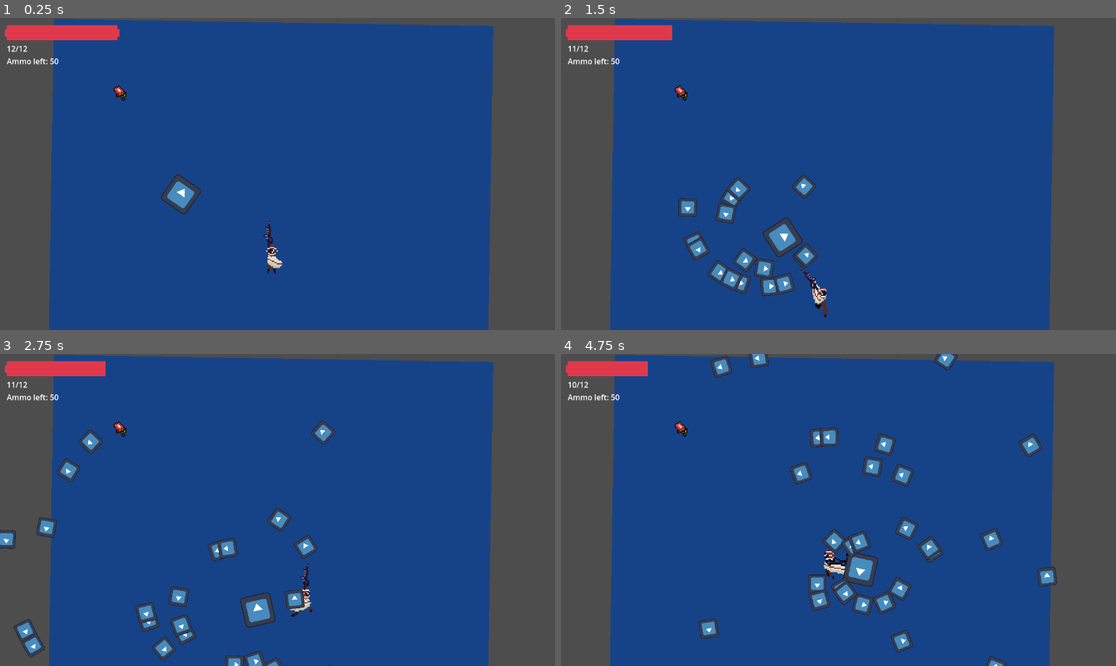
Above: before the commit, frames 1-4 (two rows, left to right).
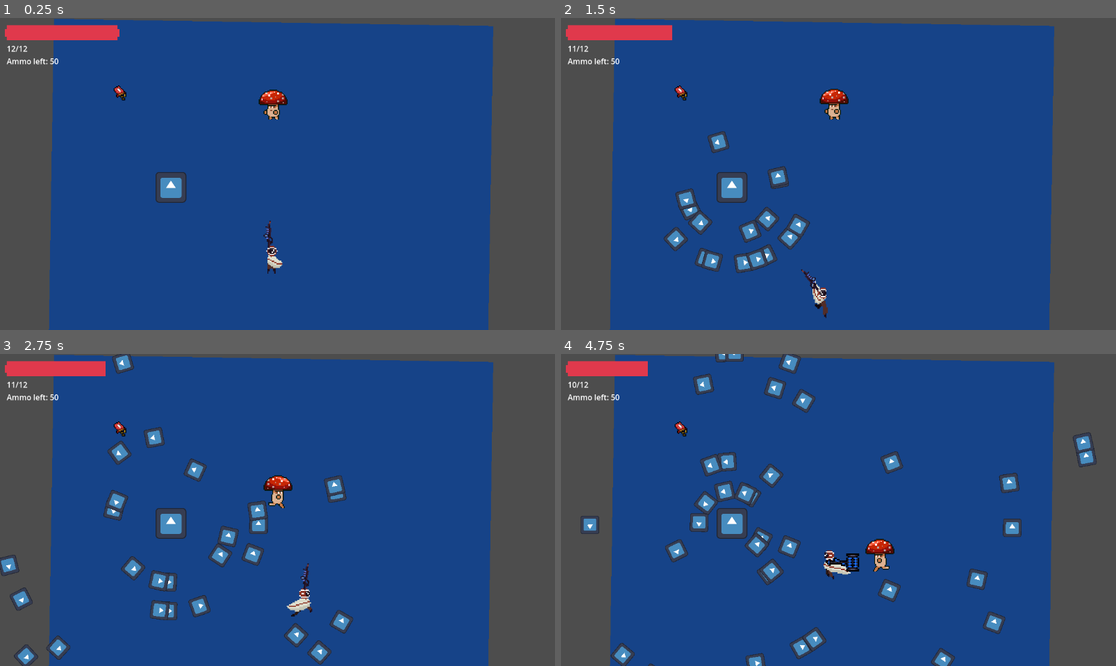
Above: after the commit, the same moments.

Repository: MettallicOnyx/Boss-Rush-Jam-Project
Game: Godot game, scene res://scenes/boss_rush_jam.tscn
The game is run twice, just before and just after one commit, with the same random seed, the same clock (stepped at 60 frames per second) and the same inputs. The engine's default icon, where the game draws it, is replaced by a stand-in: a white triangle on a blue panel in a dark square.
Inputs (mouse positions are in pixels of both pictures, inside the frame that each line leads up to):
- Up to frame 1 (0.25 s): no input
- Up to frame 2 (1.5 s): tap Enter (ui_accept) at 0.5, 0.77 s; move the mouse to (960, 158) at 0.52 s; hold D (right) 0.53-1.28 s; tap E (ability) at 0.6, 1.35 s; click (960, 158) at 0.67 s; move the mouse to (727, 189) at 1.27 s; hold S (down) from 1.28 s (still down)
- Up to frame 3 (2.75 s): tap Enter (ui_accept) at 1.52 s; move the mouse to (333, 441) at 2.02 s; release S (down) at 2.03 s; hold D (right) from 2.03 s (still down); tap Shift (dash) at 2.1 s; tap E (ability) at 2.3 s
- Up to frame 4 (4.75 s): move the mouse to (810, 572) at 2.77 s; release D (right) at 2.78 s; hold W (up) 2.78-3.53 s; click (810, 572) at 2.85 s; tap Enter (ui_accept) at 3.02, 3.77, 4.52 s; tap E (ability) at 3.05, 3.8, 4.55 s; move the mouse to (1005, 556) at 3.52 s; hold A (left) from 3.53 s (still down); tap F (swap_weapon) at 3.6 s; move the mouse to (672, 463) at 4.27 s; tap Q at 4.35 s

The runs differ from the first frame. In frame 1, 1.0% of the frame differs, in the area x 28-52%, y 22-64%; in frame 2, 5.1%; in frame 3, 8.7%; in frame 4, 11%, in the area x 3-97%, y 0-100%.

Commit message:
added basic mantis states

Diff:
--- a/scenes/boss_rush_jam.tscn
+++ b/scenes/boss_rush_jam.tscn
@@ -13,9 +13,8 @@
 [ext_resource type="PackedScene" uid="uid://b30ogcnmvfv77" path="res://scenes/items/ammo_pickup.tscn" id="9_imqat"]
 [ext_resource type="Script" path="res://scripts/components/projectile_spawner.gd" id="9_tqdtp"]
 [ext_resource type="Script" path="res://scenes/components/projectile_spawner_random.gd" id="11_pbwjy"]
-[ext_resource type="PackedScene" uid="uid://coe4fp7shfvuq" path="res://scenes/fsm_components/fsm.tscn" id="13_0vndp"]
 [ext_resource type="PackedScene" uid="uid://chtn4jjmnt7fh" path="res://scenes/enemies/projectiles/projectile.tscn" id="13_vvxe5"]
-[ext_resource type="PackedScene" uid="uid://dae3jj3cdepow" path="res://scenes/fsm_components/enemy_states/follow_state.tscn" id="14_6waw6"]
+[ext_resource type="PackedScene" uid="uid://c17auasyxa2vn" path="res://scenes/enemies/bosses/mantis/mantis.tscn" id="17_vvk1y"]
 
 [sub_resource type="TileSetAtlasSource" id="TileSetAtlasSource_tgvlf"]
 texture = ExtResource("2_jxsl0")
@@ -156,16 +155,13 @@
 one_shot = true
 autostart = true
 
-[node name="FMS" parent="Test Enemy" node_paths=PackedStringArray("initial_state") instance=ExtResource("13_0vndp")]
-initial_state = NodePath("follow_state")
-
-[node name="follow_state" parent="Test Enemy/FMS" instance=ExtResource("14_6waw6")]
-speed = 100.0
-
 [node name="Pickups" type="Node2D" parent="."]
 
 [node name="AmmoPickup" parent="Pickups" instance=ExtResource("9_imqat")]
 position = Vector2(248, 154)
+
+[node name="Mantis" parent="." instance=ExtResource("17_vvk1y")]
+position = Vector2(567, 147)
 
 [connection signal="shot_fired" from="Player/Gun" to="Main Camera" method="_on_gun_shot_fired"]
 [connection signal="timeout" from="Test Enemy/ProjectileSpawner/ShootTimer" to="Test Enemy/ProjectileSpawner" method="_on_shoot_timer_timeout"]
--- /dev/null
+++ b/scenes/enemies/bosses/mantis/attack_state.gd
@@ -0,0 +1,17 @@
+extends State
+
+@export var hurtbox: CollisionShape2D
+
+func onEnter():
+	animationPlayer.play("attack1")
+
+
+func _on_animated_sprite_2d_frame_changed() -> void:
+	if animationPlayer.frame == 4:
+		hurtbox.disabled = false
+	elif animationPlayer.frame == 9:
+		hurtbox.disabled = true
+
+
+func _on_animated_sprite_2d_animation_finished() -> void:
+	transitioned.emit(next_state[0].name)
--- /dev/null
+++ b/scenes/enemies/bosses/mantis/idle_state.gd
@@ -0,0 +1,13 @@
+extends State
+
+@export var idle_timer: Timer
+
+func onEnter():
+	idle_timer.start()
+	animationPlayer.play("idle")
+
+func _on_idle_time_timeout() -> void:
+	transitioned.emit(next_state[0].name)
+
+func onExit():
+	idle_timer.stop()
--- /dev/null
+++ b/scenes/enemies/bosses/mantis/mantis.gd
@@ -0,0 +1,12 @@
+extends CharacterBody2D
+
+@onready var fms: FMS = $FMS
+@onready var attack_state: Node = $FMS/attack_state
+
+
+func _physics_process(delta: float) -> void:
+	print(velocity)
+
+
+func _on_detection_area_body_entered(body: Node2D) -> void:
+	fms.on_state_transition(attack_state.name)
--- /dev/null
+++ b/scenes/enemies/bosses/mantis/mantis.tscn
@@ -0,0 +1,299 @@
+[gd_scene load_steps=41 format=3 uid="uid://c17auasyxa2vn"]
+
+[ext_resource type="Texture2D" uid="uid://d3km5w6gwu6ql" path="res://assets/Bosses/placeholders/Mushroom/Mushroom with VFX/Mushroom-Idle.png" id="1_7ael1"]
+[ext_resource type="Texture2D" uid="uid://bq6q0c3bhb10c" path="res://assets/Bosses/placeholders/Mushroom/Mushroom with VFX/Mushroom-Attack.png" id="1_8gvh6"]
+[ext_resource type="PackedScene" uid="uid://8hb22l51i2pm" path="res://scenes/components/attack_component.tscn" id="1_chwij"]
+[ext_resource type="Script" path="res://scenes/enemies/bosses/mantis/mantis.gd" id="1_ohdgk"]
+[ext_resource type="PackedScene" uid="uid://b2tbuhxlvvxqa" path="res://scenes/components/health_component.tscn" id="2_vd0tc"]
+[ext_resource type="PackedScene" uid="uid://blqh26hjoig70" path="res://scenes/components/hitbox_component.tscn" id="3_g4o6h"]
+[ext_resource type="Texture2D" uid="uid://cvdrlcb8kogw4" path="res://assets/Bosses/placeholders/Mushroom/Mushroom with VFX/Mushroom-Run.png" id="3_rfexa"]
+[ext_resource type="PackedScene" uid="uid://coe4fp7shfvuq" path="res://scenes/fsm_components/fsm.tscn" id="7_a22ub"]
+[ext_resource type="PackedScene" uid="uid://dae3jj3cdepow" path="res://scenes/fsm_components/enemy_states/follow_state.tscn" id="8_ncml2"]
+[ext_resource type="Script" path="res://scenes/enemies/bosses/mantis/idle_state.gd" id="9_se5mv"]
+[ext_resource type="Script" path="res://scenes/enemies/bosses/mantis/attack_state.gd" id="10_cpkp5"]
+
+[sub_resource type="AtlasTexture" id="AtlasTexture_b5jdy"]
+atlas = ExtResource("1_8gvh6")
+region = Rect2(0, 0, 80, 64)
+
+[sub_resource type="AtlasTexture" id="AtlasTexture_aop2g"]
+atlas = ExtResource("1_8gvh6")
+region = Rect2(80, 0, 80, 64)
+
+[sub_resource type="AtlasTexture" id="AtlasTexture_vsp4y"]
+atlas = ExtResource("1_8gvh6")
+region = Rect2(160, 0, 80, 64)
+
+[sub_resource type="AtlasTexture" id="AtlasTexture_wfjyd"]
+atlas = ExtResource("1_8gvh6")
+region = Rect2(240, 0, 80, 64)
+
+[sub_resource type="AtlasTexture" id="AtlasTexture_15kry"]
+atlas = ExtResource("1_8gvh6")
+region = Rect2(320, 0, 80, 64)
+
+[sub_resource type="AtlasTexture" id="AtlasTexture_y30ao"]
+atlas = ExtResource("1_8gvh6")
+region = Rect2(400, 0, 80, 64)
+
+[sub_resource type="AtlasTexture" id="AtlasTexture_wuit0"]
+atlas = ExtResource("1_8gvh6")
+region = Rect2(480, 0, 80, 64)
+
+[sub_resource type="AtlasTexture" id="AtlasTexture_nnuro"]
+atlas = ExtResource("1_8gvh6")
+region = Rect2(560, 0, 80, 64)
+
+[sub_resource type="AtlasTexture" id="AtlasTexture_gp0n0"]
+atlas = ExtResource("1_8gvh6")
+region = Rect2(640, 0, 80, 64)
+
+[sub_resource type="AtlasTexture" id="AtlasTexture_uwbj6"]
+atlas = ExtResource("1_8gvh6")
+region = Rect2(720, 0, 80, 64)
+
+[sub_resource type="AtlasTexture" id="AtlasTexture_td1dy"]
+atlas = ExtResource("1_7ael1")
+region = Rect2(0, 0, 80, 64)
+
+[sub_resource type="AtlasTexture" id="AtlasTexture_ytek4"]
+atlas = ExtResource("1_7ael1")
+region = Rect2(80, 0, 80, 64)
+
+[sub_resource type="AtlasTexture" id="AtlasTexture_f2svi"]
+atlas = ExtResource("1_7ael1")
+region = Rect2(160, 0, 80, 64)
+
+[sub_resource type="AtlasTexture" id="AtlasTexture_r50ks"]
+atlas = ExtResource("1_7ael1")
+region = Rect2(240, 0, 80, 64)
+
+[sub_resource type="AtlasTexture" id="AtlasTexture_gbhkn"]
+atlas = ExtResource("1_7ael1")
+region = Rect2(320, 0, 80, 64)
+
+[sub_resource type="AtlasTexture" id="AtlasTexture_p813e"]
+atlas = ExtResource("1_7ael1")
+region = Rect2(400, 0, 80, 64)
+
+[sub_resource type="AtlasTexture" id="AtlasTexture_2oua2"]
+atlas = ExtResource("1_7ael1")
+region = Rect2(480, 0, 80, 64)
+
+[sub_resource type="AtlasTexture" id="AtlasTexture_olf4u"]
+atlas = ExtResource("3_rfexa")
+region = Rect2(0, 0, 80, 64)
+
+[sub_resource type="AtlasTexture" id="AtlasTexture_myo53"]
+atlas = ExtResource("3_rfexa")
+region = Rect2(80, 0, 80, 64)
+
+[sub_resource type="AtlasTexture" id="AtlasTexture_ydfv7"]
+atlas = ExtResource("3_rfexa")
+region = Rect2(160, 0, 80, 64)
+
+[sub_resource type="AtlasTexture" id="AtlasTexture_w643q"]
+atlas = ExtResource("3_rfexa")
+region = Rect2(240, 0, 80, 64)
+
+[sub_resource type="AtlasTexture" id="AtlasTexture_galep"]
+atlas = ExtResource("3_rfexa")
+region = Rect2(320, 0, 80, 64)
+
+[sub_resource type="AtlasTexture" id="AtlasTexture_bbtqi"]
+atlas = ExtResource("3_rfexa")
+region = Rect2(400, 0, 80, 64)
+
+[sub_resource type="AtlasTexture" id="AtlasTexture_h24ww"]
+atlas = ExtResource("3_rfexa")
+region = Rect2(480, 0, 80, 64)
+
+[sub_resource type="AtlasTexture" id="AtlasTexture_dxhtw"]
+atlas = ExtResource("3_rfexa")
+region = Rect2(560, 0, 80, 64)
+
+[sub_resource type="SpriteFrames" id="SpriteFrames_1xmcs"]
+animations = [{
+"frames": [{
+"duration": 1.0,
+"texture": SubResource("AtlasTexture_b5jdy")
+}, {
+"duration": 1.0,
+"texture": SubResource("AtlasTexture_aop2g")
+}, {
+"duration": 1.0,
+"texture": SubResource("AtlasTexture_vsp4y")
+}, {
+"duration": 1.0,
+"texture": SubResource("AtlasTexture_wfjyd")
+}, {
+"duration": 1.0,
+"texture": SubResource("AtlasTexture_wfjyd")
+}, {
+"duration": 1.0,
+"texture": SubResource("AtlasTexture_15kry")
+}, {
+"duration": 1.0,
+"texture": SubResource("AtlasTexture_y30ao")
+}, {
+"duration": 1.0,
+"texture": SubResource("AtlasTexture_wuit0")
+}, {
+"duration": 1.0,
+"texture": SubResource("AtlasTexture_nnuro")
+}, {
+"duration": 1.0,
+"texture": SubResource("AtlasTexture_gp0n0")
+}, {
+"duration": 1.0,
+"texture": SubResource("AtlasTexture_uwbj6")
+}],
+"loop": false,
+"name": &"attack1",
+"speed": 12.0
+}, {
+"frames": [{
+"duration": 1.0,
+"texture": SubResource("AtlasTexture_td1dy")
+}, {
+"duration": 1.0,
+"texture": SubResource("AtlasTexture_ytek4")
+}, {
+"duration": 1.0,
+"texture": SubResource("AtlasTexture_f2svi")
+}, {
+"duration": 1.0,
+"texture": SubResource("AtlasTexture_r50ks")
+}, {
+"duration": 1.0,
+"texture": SubResource("AtlasTexture_gbhkn")
+}, {
+"duration": 1.0,
+"texture": SubResource("AtlasTexture_p813e")
+}, {
+"duration": 1.0,
+"texture": SubResource("AtlasTexture_2oua2")
+}],
+"loop": true,
+"name": &"idle",
+"speed": 10.0
+}, {
+"frames": [{
+"duration": 1.0,
+"texture": SubResource("AtlasTexture_olf4u")
+}, {
+"duration": 1.0,
+"texture": SubResource("AtlasTexture_myo53")
+}, {
+"duration": 1.0,
+"texture": SubResource("AtlasTexture_ydfv7")
+}, {
+"duration": 1.0,
+"texture": SubResource("AtlasTexture_w643q")
+}, {
+"duration": 1.0,
+"texture": SubResource("AtlasTexture_galep")
+}, {
+"duration": 1.0,
+"texture": SubResource("AtlasTexture_bbtqi")
+}, {
+"duration": 1.0,
+"texture": SubResource("AtlasTexture_h24ww")
+}, {
+"duration": 1.0,
+"texture": SubResource("AtlasTexture_dxhtw")
+}],
+"loop": true,
+"name": &"walk",
+"speed": 12.0
+}]
+
+[sub_resource type="RectangleShape2D" id="RectangleShape2D_d3l2x"]
+size = Vector2(45, 32)
+
+[sub_resource type="RectangleShape2D" id="RectangleShape2D_j0sts"]
+size = Vector2(30, 33)
+
+[sub_resource type="CircleShape2D" id="CircleShape2D_ymrci"]
+radius = 32.0
+
+[node name="Mantis" type="CharacterBody2D"]
+scale = Vector2(2, 2)
+collision_layer = 4
+script = ExtResource("1_ohdgk")
+
+[node name="AnimatedSprite2D" type="AnimatedSprite2D" parent="."]
+sprite_frames = SubResource("SpriteFrames_1xmcs")
+animation = &"attack1"
+autoplay = "idle"
+
+[node name="attack_component" parent="AnimatedSprite2D" node_paths=PackedStringArray("hurtbox") instance=ExtResource("1_chwij")]
+collision_layer = 4
+collision_mask = 2
+attack = 25
+hurtbox = NodePath("CollisionShape2D")
+
+[node name="CollisionShape2D" type="CollisionShape2D" parent="AnimatedSprite2D/attack_component"]
+position = Vector2(-12.5, 16)
+shape = SubResource("RectangleShape2D_d3l2x")
+disabled = true
+
+[node name="CollisionShape2D" type="CollisionShape2D" parent="."]
+position = Vector2(0, 15.5)
+shape = SubResource("RectangleShape2D_j0sts")
+
+[node name="health_component" parent="." instance=ExtResource("2_vd0tc")]
+MAX_HEALTH = 200
+
+[node name="hitbox_component" parent="." node_paths=PackedStringArray("health_component", "hitbox") instance=ExtResource("3_g4o6h")]
+collision_layer = 4
+collision_mask = 8
+health_component = NodePath("../health_component")
+hitbox = NodePath("CollisionShape2D")
+
+[node name="CollisionShape2D" type="CollisionShape2D" parent="hitbox_component"]
+position = Vector2(0, 15.5)
+shape = SubResource("RectangleShape2D_j0sts")
+
+[node name="FMS" parent="." node_paths=PackedStringArray("initial_state") instance=ExtResource("7_a22ub")]
+initial_state = NodePath("idle_state")
+
+[node name="follow_state" parent="FMS" node_paths=PackedStringArray("chase_timer", "next_state", "animationPlayer") instance=ExtResource("8_ncml2")]
+speed = 150.0
+chase_timer = NodePath("chase_time")
+next_state = [NodePath("../idle_state")]
+animationPlayer = NodePath("../../AnimatedSprite2D")
+
+[node name="chase_time" type="Timer" parent="FMS/follow_state"]
+wait_time = 3.5
+one_shot = true
+
+[node name="idle_state" type="Node" parent="FMS" node_paths=PackedStringArray("idle_timer", "next_state", "animationPlayer")]
+script = ExtResource("9_se5mv")
+idle_timer = NodePath("idle_time")
+next_state = [NodePath("../follow_state")]
+animationPlayer = NodePath("../../AnimatedSprite2D")
+
+[node name="idle_time" type="Timer" parent="FMS/idle_state"]
+wait_time = 2.0
+one_shot = true
+
+[node name="attack_state" type="Node" parent="FMS" node_paths=PackedStringArray("hurtbox", "next_state", "animationPlayer")]
+script = ExtResource("10_cpkp5")
+hurtbox = NodePath("../../AnimatedSprite2D/attack_component/CollisionShape2D")
+next_state = [NodePath("../follow_state")]
+animationPlayer = NodePath("../../AnimatedSprite2D")
+
+[node name="detection_area" type="Area2D" parent="."]
+collision_layer = 4
+collision_mask = 2
+
+[node name="detection_shape" type="CollisionShape2D" parent="detection_area"]
+position = Vector2(0, 15)
+shape = SubResource("CircleShape2D_ymrci")
+
+[connection signal="animation_finished" from="AnimatedSprite2D" to="FMS/attack_state" method="_on_animated_sprite_2d_animation_finished"]
+[connection signal="frame_changed" from="AnimatedSprite2D" to="FMS/attack_state" method="_on_animated_sprite_2d_frame_changed"]
+[connection signal="timeout" from="FMS/follow_state/chase_time" to="FMS/follow_state" method="_on_chase_time_timeout"]
+[connection signal="timeout" from="FMS/idle_state/idle_time" to="FMS/idle_state" method="_on_idle_time_timeout"]
+[connection signal="body_entered" from="detection_area" to="." method="_on_detection_area_body_entered"]
--- a/scripts/components/attack_component.gd
+++ b/scripts/components/attack_component.gd
@@ -11,3 +11,7 @@
 #If the parent is a BULLET it'll destroy itself
 		if get_parent() is Bullet:
 			get_parent().destroySelf()
+
+
+func _on_idle_time_timeout() -> void:
+	pass # Replace with function body.
--- a/scripts/components/health_component.gd
+++ b/scripts/components/health_component.gd
@@ -12,5 +12,5 @@
 
 func damage(attack):
 	health -= attack
-	parent.animate_hit()
+	if parent.has_method("animate_hit"): parent.animate_hit()
 	if health <= 0: get_parent().queue_free()
--- a/scripts/fsm/enemy_states/follow_state.gd
+++ b/scripts/fsm/enemy_states/follow_state.gd
@@ -1,16 +1,28 @@
 extends State
 
 @export var speed: float
+@export var chase_timer: Timer
 var player
 var enemy
 var follow_point
 
 func onEnter():
-	player = %Player
 	enemy = get_parent().get_parent()
+	player = enemy.get_parent().get_node("Player")
+	if animationPlayer: animationPlayer.play("walk")
+	chase_timer.start()
 
 func onUpdate(delta):
 	var direction = (player.global_position - enemy.global_position).normalized()
+	if direction.x < 0:
+		animationPlayer.flip_h = false
+	else:
+		animationPlayer.flip_h = true
 	enemy.velocity = direction * speed
-	enemy.look_at(player.global_position)
 	enemy.move_and_slide()
+
+func onExit():
+	chase_timer.stop()
+
+func _on_chase_time_timeout() -> void:
+	transitioned.emit(next_state[0].name)
--- a/scripts/fsm/fsm.gd
+++ b/scripts/fsm/fsm.gd
@@ -21,7 +21,7 @@
 	if current_state:
 		current_state.onUpdate(delta)
 
-func on_state_transition(state, new_state_to_set):
+func on_state_transition(new_state_to_set):
 #	new_state_to_set is a string (name of new state), current_state is an object
 #if we're trying to enter the state we're already in, just return
 	if new_state_to_set == current_state.name:
@@ -35,5 +35,6 @@
 		return
 
 #	we set the new state and call its enter function
+	current_state.onExit()
 	current_state = new_state
 	current_state.onEnter()
--- a/scripts/fsm/state.gd
+++ b/scripts/fsm/state.gd
@@ -3,8 +3,9 @@
 
 #We're making an array in case that we're choosing a random attack out of 3 possible ones
 @export var next_state: Array[State]
+@export var animationPlayer: AnimatedSprite2D
 #this signal will trigger whenever the condition for changing the state is true
-signal transitioned(state, new_state_to_set)
+signal transitioned(new_state_to_set)
 
 #this gets called whenever the state is entered
 func onEnter():
Binary file added: assets/Bosses/placeholders/Mushroom/Mushroom with VFX/Mushroom-Attack.png
Not shown, added: assets/Bosses/placeholders/Mushroom/Mushroom with VFX/Mushroom-Attack.png.import
Binary file added: assets/Bosses/placeholders/Mushroom/Mushroom with VFX/Mushroom-AttackWithStun.png
Not shown, added: assets/Bosses/placeholders/Mushroom/Mushroom with VFX/Mushroom-AttackWithStun.png.import
Binary file added: assets/Bosses/placeholders/Mushroom/Mushroom with VFX/Mushroom-Die.png
Not shown, added: assets/Bosses/placeholders/Mushroom/Mushroom with VFX/Mushroom-Die.png.import
Binary file added: assets/Bosses/placeholders/Mushroom/Mushroom with VFX/Mushroom-Hit.png
Not shown, added: assets/Bosses/placeholders/Mushroom/Mushroom with VFX/Mushroom-Hit.png.import
Binary file added: assets/Bosses/placeholders/Mushroom/Mushroom with VFX/Mushroom-Idle.png
Not shown, added: assets/Bosses/placeholders/Mushroom/Mushroom with VFX/Mushroom-Idle.png.import
Binary file added: assets/Bosses/placeholders/Mushroom/Mushroom with VFX/Mushroom-Run.png
Not shown, added: assets/Bosses/placeholders/Mushroom/Mushroom with VFX/Mushroom-Run.png.import
(and 17 more such lines)
